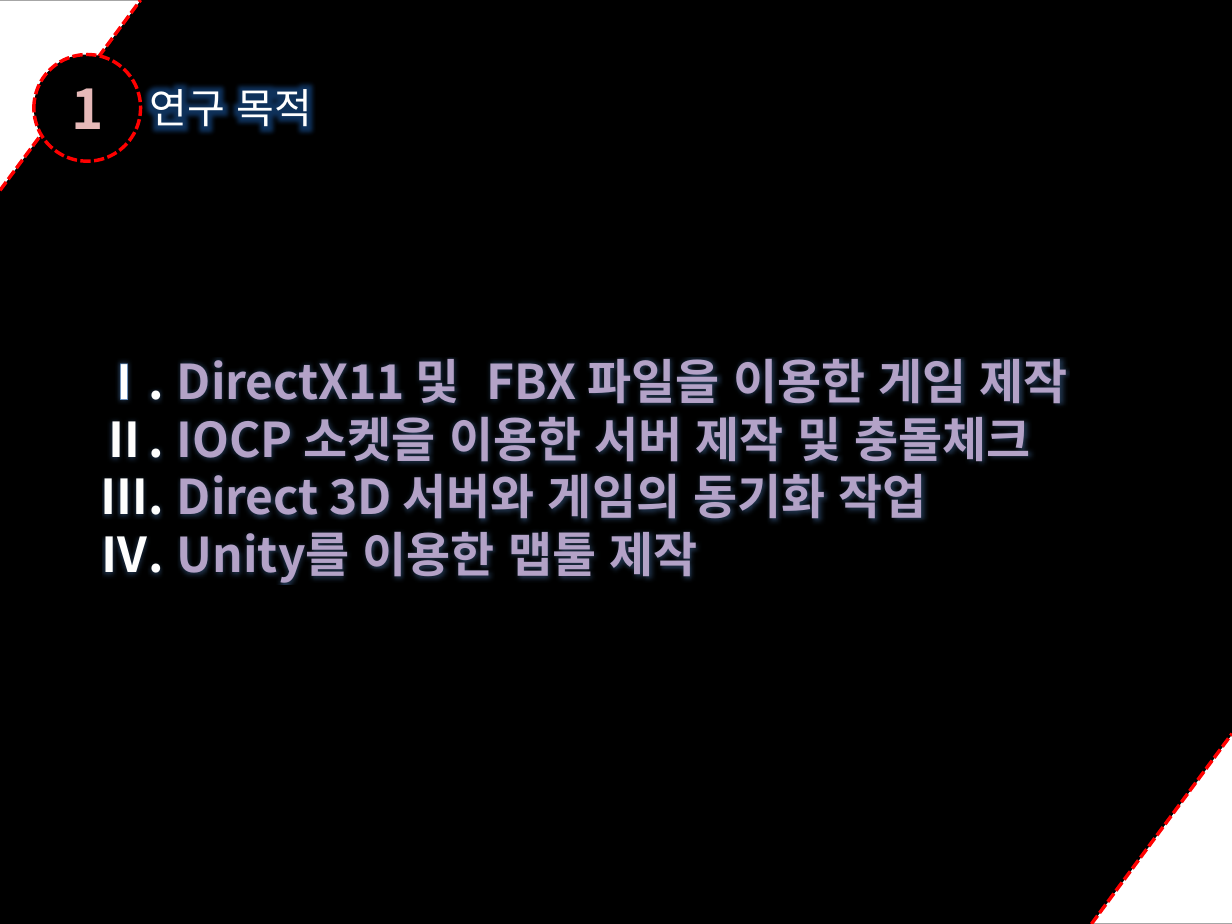
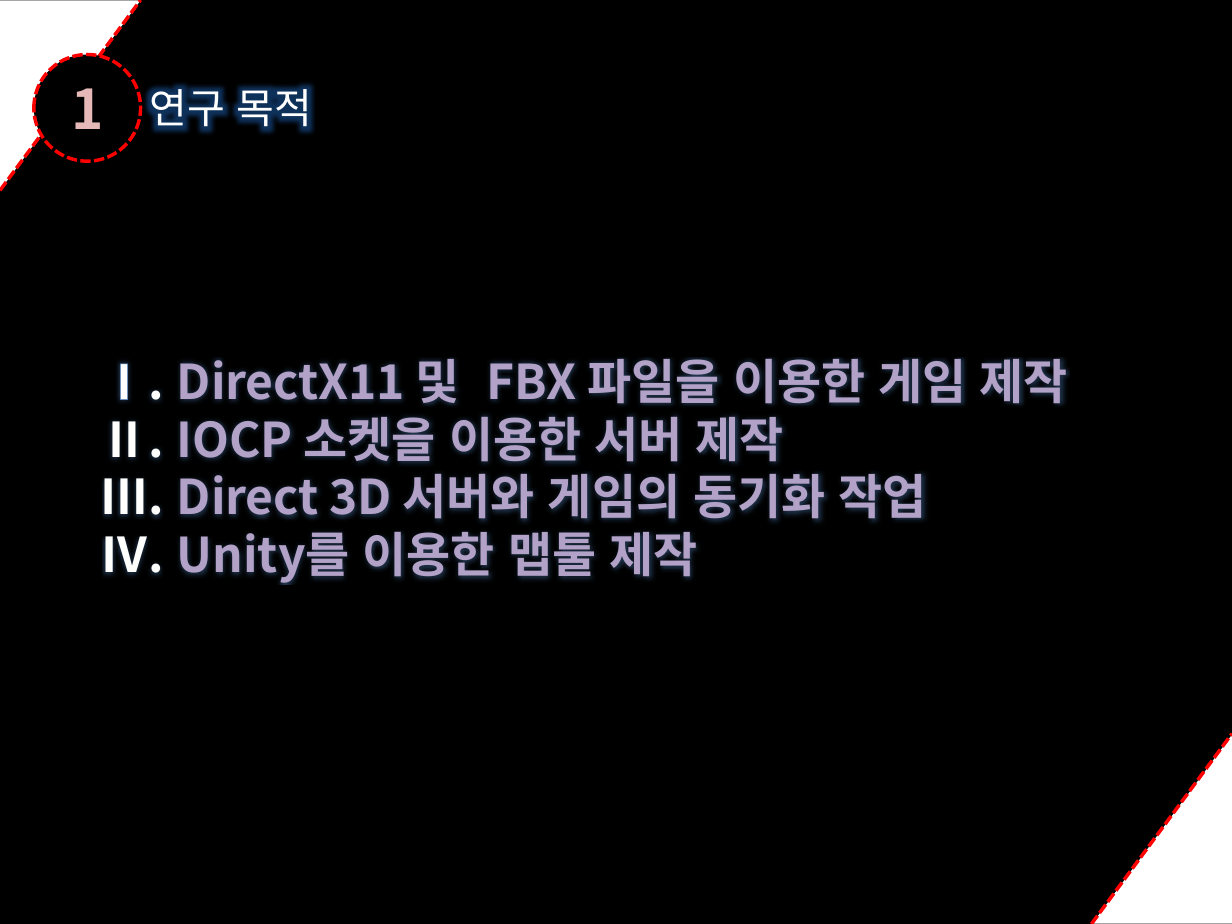
Before and after one commit to dygks910910/Darkness, a slide deck: slide 3 of 졸업작품 제안서(박요한,민두홍,정재훈).pptx. Drawn at 1232x924 pixels with LibreOffice and Linux fonts; fonts in the diff are those of the drawing. Boxes give left, top, right and bottom in pixels: in the first picture for what was removed or moved away, otherwise in the second. Text is boxed around its words. In the diff, an @@ line names an element or a change of style, - is before the commit and + after.

```diff
--- a/졸업작품 제안서(박요한,민두홍,정재훈).pptx
+++ b/졸업작품 제안서(박요한,민두홍,정재훈).pptx
@@ text at (100, 416, 784, 462): text changed @@
-Ⅱ. IOCP 소켓을 이용한 서버 제작 및 충돌체크
+Ⅱ. IOCP 소켓을 이용한 서버 제작
```
Also in this commit, not shown: 1 other slide changed.
